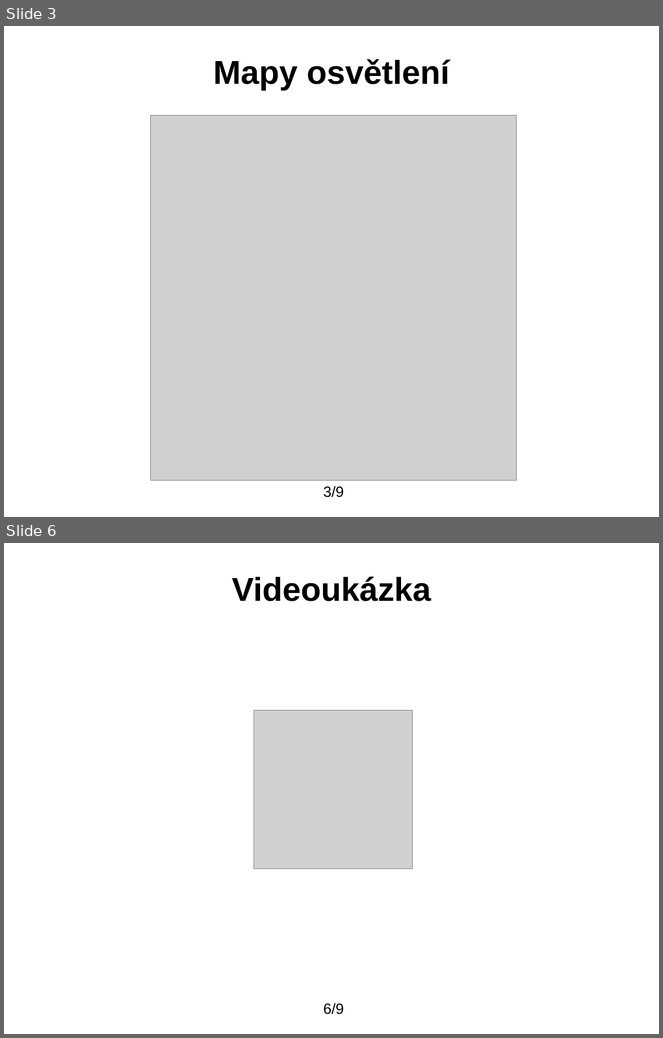
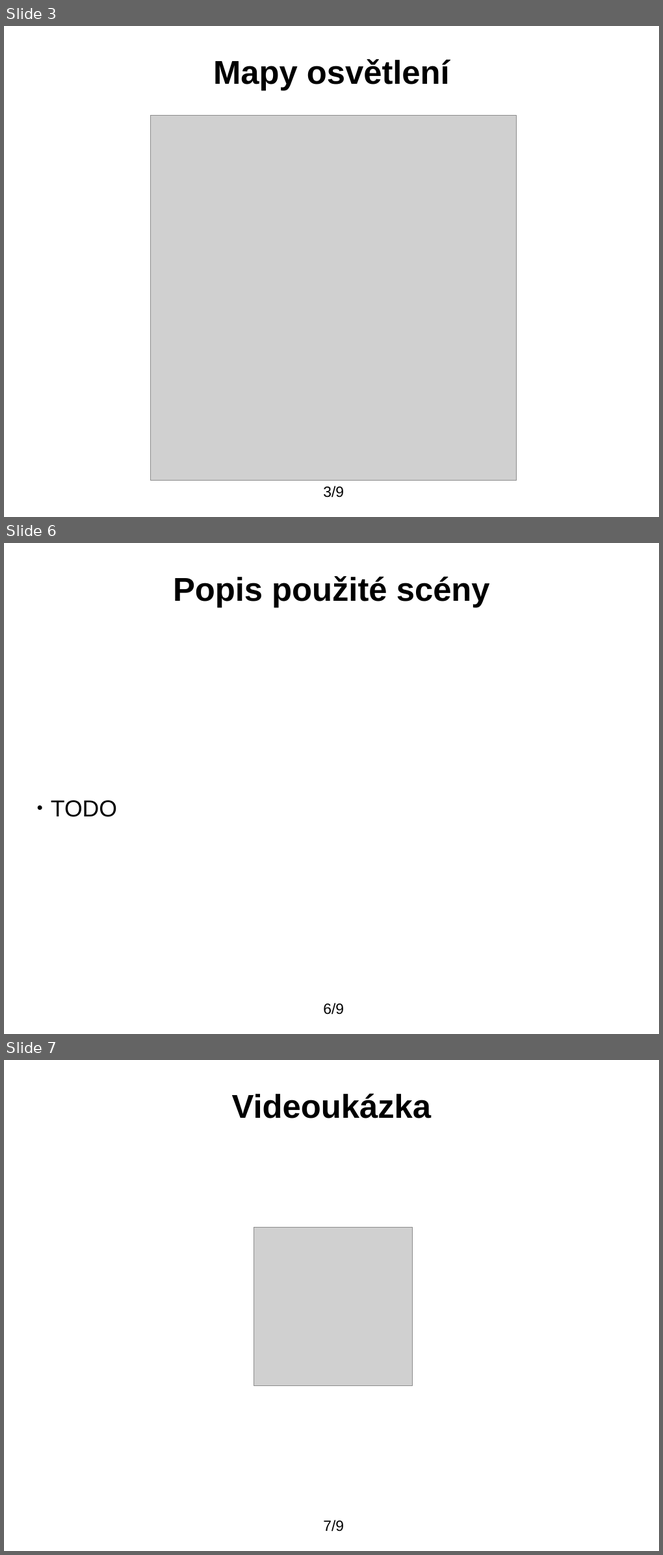
Before and after one commit to blankdeveloper/Open4speed, a slide deck: prezentace.odp. Shown one above the other, each under a label of ours: slides 3 and 6 before the commit, slides 3, 6 and 7 after it; the slides between them are not shown. The pictures are 663x1038 and 663x1555 pixels, drawn with LibreOffice and Linux fonts; fonts in the diff are those of the drawing; grey boxes stand for pictures; background and template pictures are left out. Boxes give left, top, right and bottom in pixels: in the first picture for what was removed or moved away, otherwise in the second. Text is boxed around its words. In the diff, an @@ line names an element or a change of style, - is before the commit and + after.

```diff
--- a/prezentace.odp
+++ b/prezentace.odp
@@ slide 6 added at (x1=4, y1=543, x2=659, y2=1034), background picture (left out) @@
@@ title added at (x1=173, y1=576, x2=490, y2=608), 40 pt, text #000000, bold @@
+Popis použité scény
@@ subtitle added at (x1=51, y1=800, x2=117, y2=817), 28 pt, text #000000 @@
+● TODO
@@ page number added at (x1=323, y1=1003, x2=344, y2=1015), 18 pt, text #000000 @@
+6/9
@@ what was slide 6 is now slide 7 @@
@@ page number at (x1=323, y1=1520, x2=344, y2=1532): text changed @@
-6/9
+7/9
```
Also in this commit, not shown: 4 slides changed, 1 other slide added, 1 slide removed.
